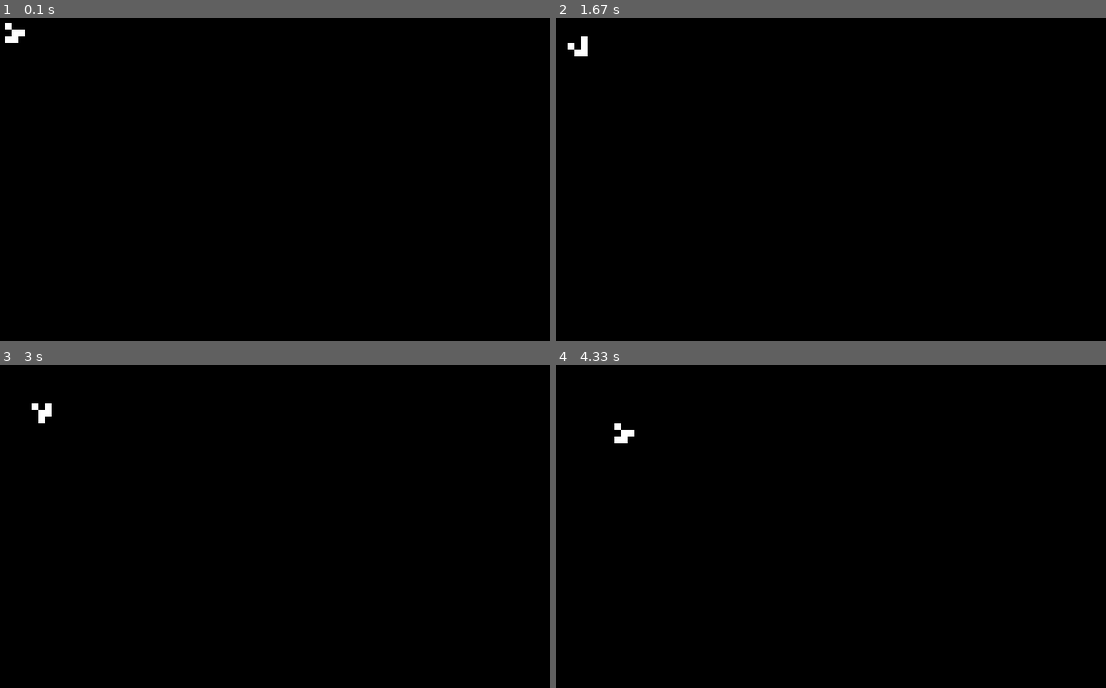
Above: before the commit, frames 1-4 (two rows, left to right).
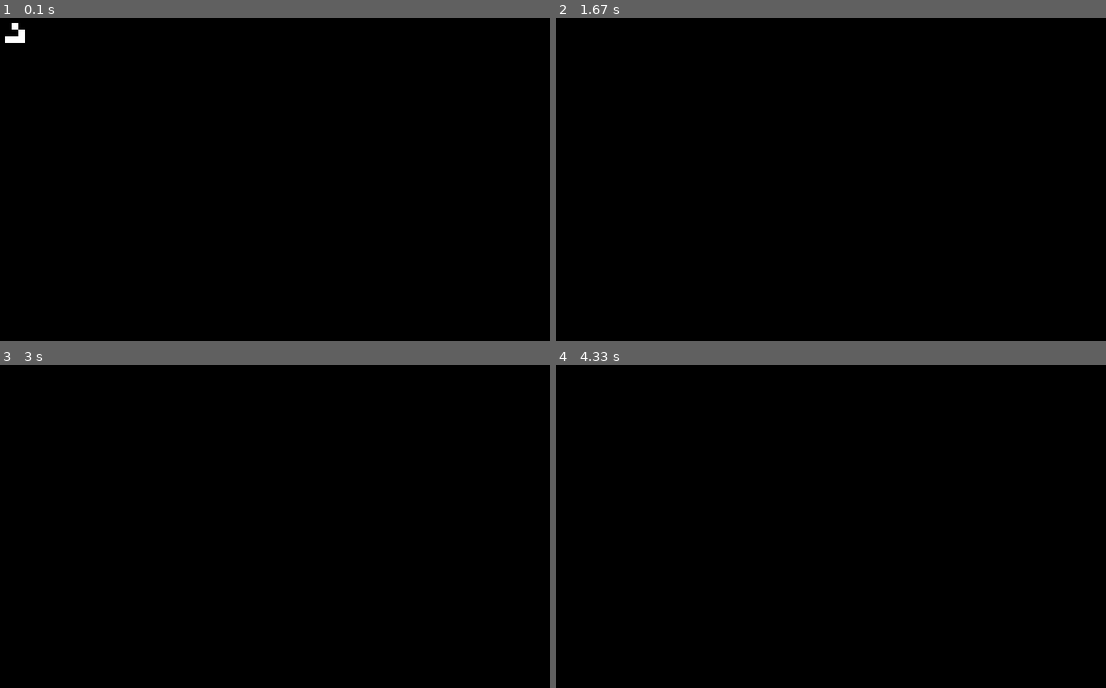
Above: after the commit, the same moments.

Repository: Rikartt/Game-Of-Life
Game: pygame game, started from Python/PygameGOL.py
Two runs of this game, one before a commit and one after it. Both use one fixed random seed, a clock stepped at 60 frames per second and the inputs below.
Inputs (mouse positions are in pixels of both pictures, inside the frame that each line leads up to):
- Up to frame 1 (0.1 s): no input
- Up to frame 2 (1.67 s): tap Space at 0.33, 0.73, 1.03, 1.57 s; hold R 0.67-1.13 s; hold Up 0.67-1.13 s; tap C at 0.82 s; click (1095, 331) at 1.23 s; hold Up from 1.5 s (still down); move the mouse to (outside the picture) at 1.53 s
- Up to frame 3 (3 s): tap Space at 1.87, 2.07 s; release Up at 1.97 s; hold Down 2-2.3 s; tap C at 2.15 s
- Up to frame 4 (4.33 s): no input

The runs differ from the first frame. In frame 1, 0.1% of the frame differs, in the area x 0-5%, y 1-8%; in frame 2, 0.1%, in the area x 2-6%, y 5-12%; in frame 3, 0.1%; in frame 4, 0.1%.

Commit message:
Tweaked Python

Diff:
--- a/Python/GOL.py
+++ b/Python/GOL.py
@@ -3,6 +3,7 @@
 import copy
 import sys
 import time
+import random
 #import pygame
 
 #SCREEN_WIDTH = 500
@@ -13,7 +14,7 @@
     return grid
 print(createEmptyGrid(10, 10))
 def CheckGrid(grid):
-    retgrid = copy.deepcopy(grid)
+    retgrid = createEmptyGrid(len(grid), len(grid[0]))
     for i in range(len(grid)):
         for j in range(len(grid[i])):
             liveneighborcount = 0
@@ -24,14 +25,16 @@
                 #if 0 <= x[0] <= len(grid)-1 and len(grid[0])-1 >= x[1] >= 0: #Border handling without flowover. Flowover = That the game board wraps
                 #    if grid[x[0]][x[1]]:
                 #        liveneighborcount += 1
-                if 0 > x[0]:
-                    x[0] = len(grid)-1
-                if x[0] > len(grid)-1:
-                    x[0] = 0
-                if x[1] < 0:
-                    x[1] = len(grid[0])-1
-                if x[1] > len(grid[0])-1:
-                    x[1] = 0
+                #if 0 > x[0]:
+                #    x[0] = len(grid)-1
+                #if x[0] > len(grid)-1:
+                #    x[0] = 0
+                #if x[1] < 0:
+                #    x[1] = len(grid[0])-1
+                #if x[1] > len(grid[0])-1:
+                #    x[1] = 0
+                x[0] %= len(grid)-1
+                x[1] %= len(grid[0])-1
                 if grid[x[0]][x[1]]:
                     liveneighborcount += 1
 
@@ -69,6 +72,12 @@
     os.system('cls' if os.name == 'nt' else 'clear')
     return grid
 
+def RandomizeGrid(grid):
+    for i in range(len(grid)):
+        for j in range(len(grid[i])):
+            grid[i][j] = bool(random.getrandbits(1))
+    return grid
+
 maingrid = createEmptyGrid(20, 20)
 
 #maingrid[1][2] = True
--- a/Python/PygameGOL.py
+++ b/Python/PygameGOL.py
@@ -1,4 +1,4 @@
-from GOL import createEmptyGrid, CheckGrid
+from GOL import createEmptyGrid, CheckGrid, RandomizeGrid
 import pygame
 import sys
 GRIDWIDTH = 100
@@ -15,8 +15,8 @@
 maingrid[3][3] = True
 pygame.init()
 def PGRenderGrid(grid, windowheight, windowwidth, offcolor, oncolor):
-    blockwidth = windowwidth / len(grid) #height and width of one block are defined
-    blockheight = windowheight / len(grid[0])
+    blockwidth = windowwidth / len(grid[0]) #height and width of one block are defined
+    blockheight = windowheight / len(grid)
     #Draw the grid
     for i in range(len(grid)):
         for j in range(len(grid[i])):
@@ -37,10 +37,12 @@
     return grid
 
 screen = pygame.display.set_mode((WINDOWWIDTH, WINDOWHEIGHT))
+CurrentGen = 0
 pygame.display.set_caption("Conway's Game Of Life")
 
 clock = pygame.time.Clock()
-
+FrameRate = 15
+FrameStep = 5
 running = True
 paused = False
 while running:
@@ -54,10 +56,21 @@
             if event.key == pygame.K_SPACE: #Toggle the pause
                 paused = not paused
                 #print("Pause!")
+            if event.key == pygame.K_r: #randomize grid
+                maingrid = RandomizeGrid(maingrid)
+            if event.key == pygame.K_c: #clear screen
+                maingrid = createEmptyGrid(len(maingrid), len(maingrid[0]))
+                CurrentGen = 0
+            if event.key == pygame.K_UP:
+                FrameRate += FrameStep
+            if event.key == pygame.K_DOWN:
+                FrameRate -= FrameStep
 
     # Game logic updates here
+    pygame.display.set_caption(f"Conway's Game Of Life {CurrentGen}th Generation and running at {FrameRate} FPS")
     if not paused:
         maingrid = CheckGrid(maingrid) #Update the grid if it's not paused
+        CurrentGen += 1
     screen.fill((0, 0, 0))  # Clear screen with black
 
     # Drawing code here
@@ -65,7 +78,7 @@
 
     pygame.display.flip()  # Update the display
 
-    clock.tick(10)  # Limit to 60 FPS
+    clock.tick(FrameRate)  # Limit to FrameRate FPS
 
 pygame.quit()
 sys.exit()
